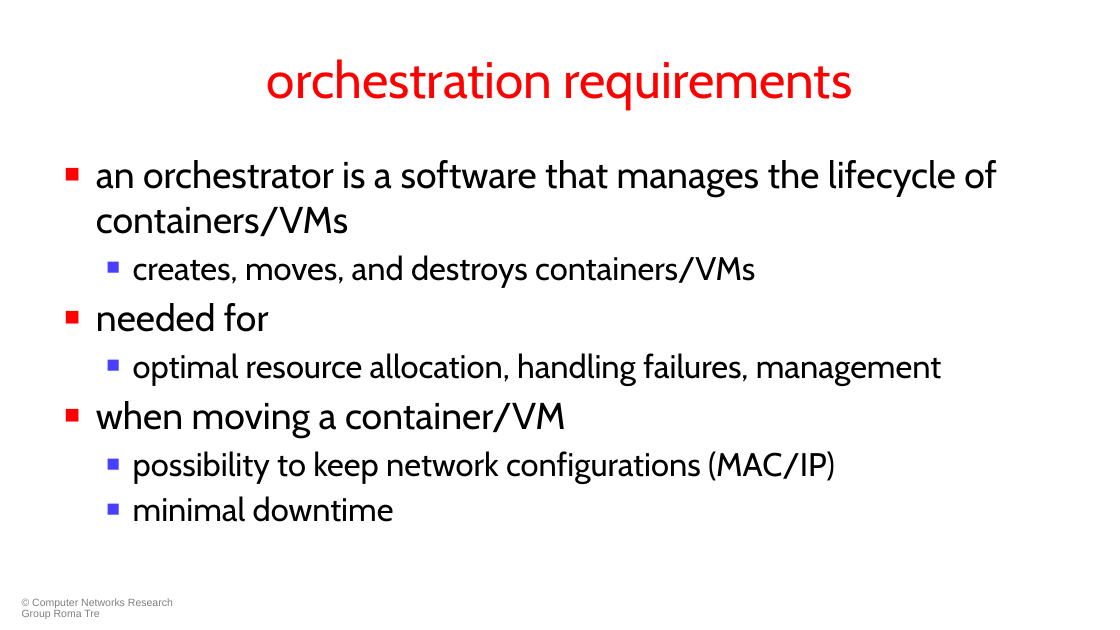
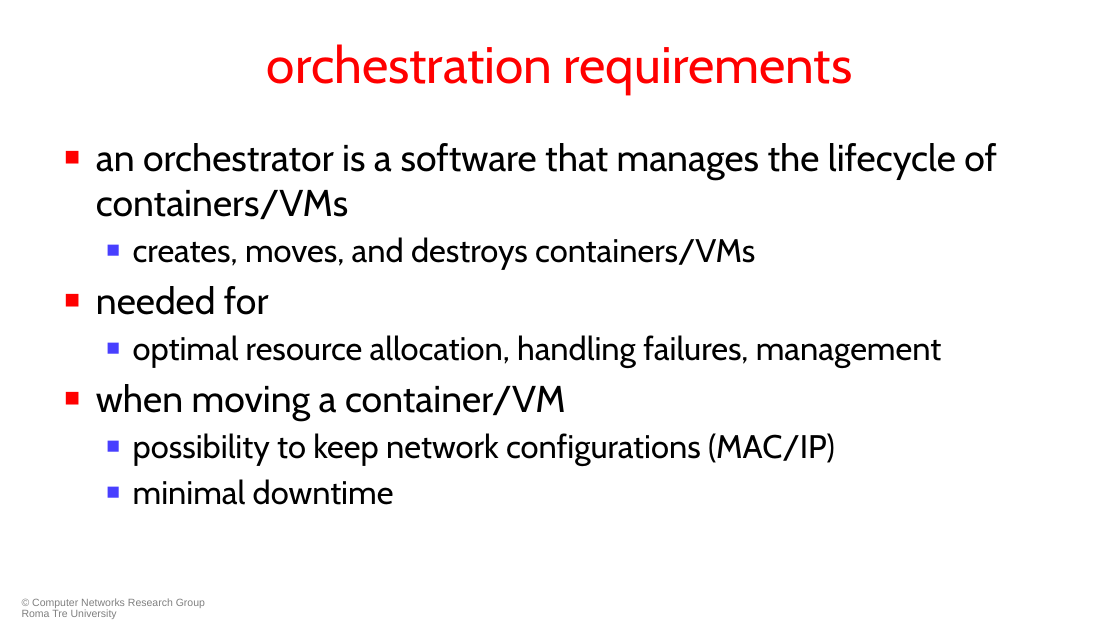
Before and after one commit to KatharaFramework/Kathara-Labs, a slide deck: slide 6 of main-labs/data-center-routing/data-center-vxlan/052-kathara-data_center_vxlan.pptx. Drawn at 1120x630 pixels with LibreOffice and Linux fonts; fonts in the diff are those of the drawing; background and template pictures are left out. Boxes give left, top, right and bottom in pixels: in the first picture for what was removed or moved away, otherwise in the second. Text is boxed around its words. In the diff, an @@ line names an element or a change of style, - is before the commit and + after.

```diff
--- a/main-labs/data-center-routing/data-center-vxlan/052-kathara-data_center_vxlan.pptx
+++ b/main-labs/data-center-routing/data-center-vxlan/052-kathara-data_center_vxlan.pptx
@@ title "orchestration requirements": place and size @@
-title "orchestration requirements" at bbox=[267, 59, 853, 109]
+title "orchestration requirements" at bbox=[267, 44, 853, 94]
@@ text "an orchestrator is a software ...": place and size @@
-text "an orchestrator is a software ..." at bbox=[96, 160, 997, 522]
+text "an orchestrator is a software ..." at bbox=[96, 143, 997, 505]
@@ text at bbox=[22, 598, 205, 619]: text changed @@
-© Computer Networks Research Group Roma Tre
+© Computer Networks Research Group Roma Tre University
```
Also in this commit, not shown: 60 other slides changed, 4 other files.
